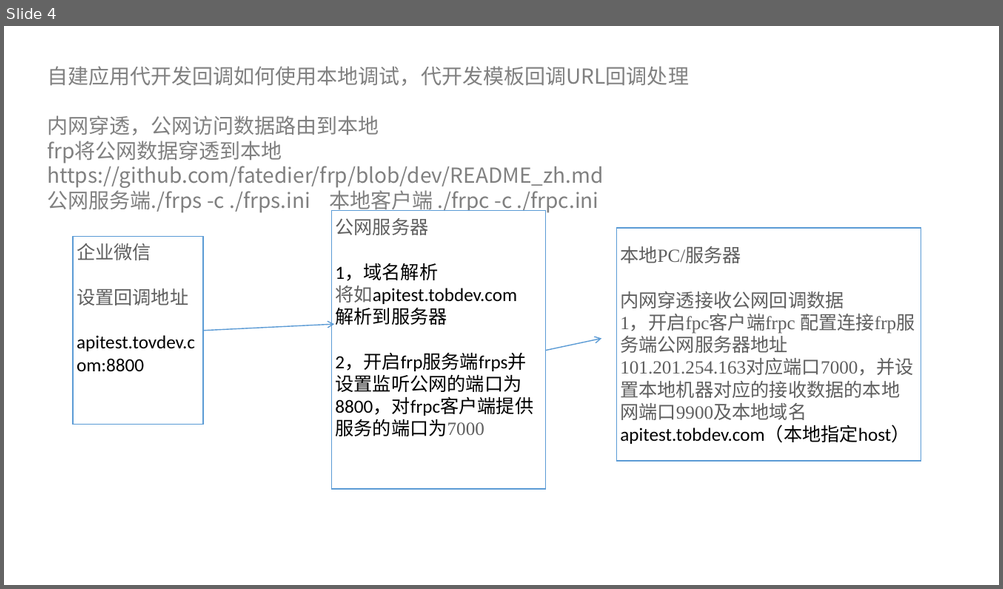
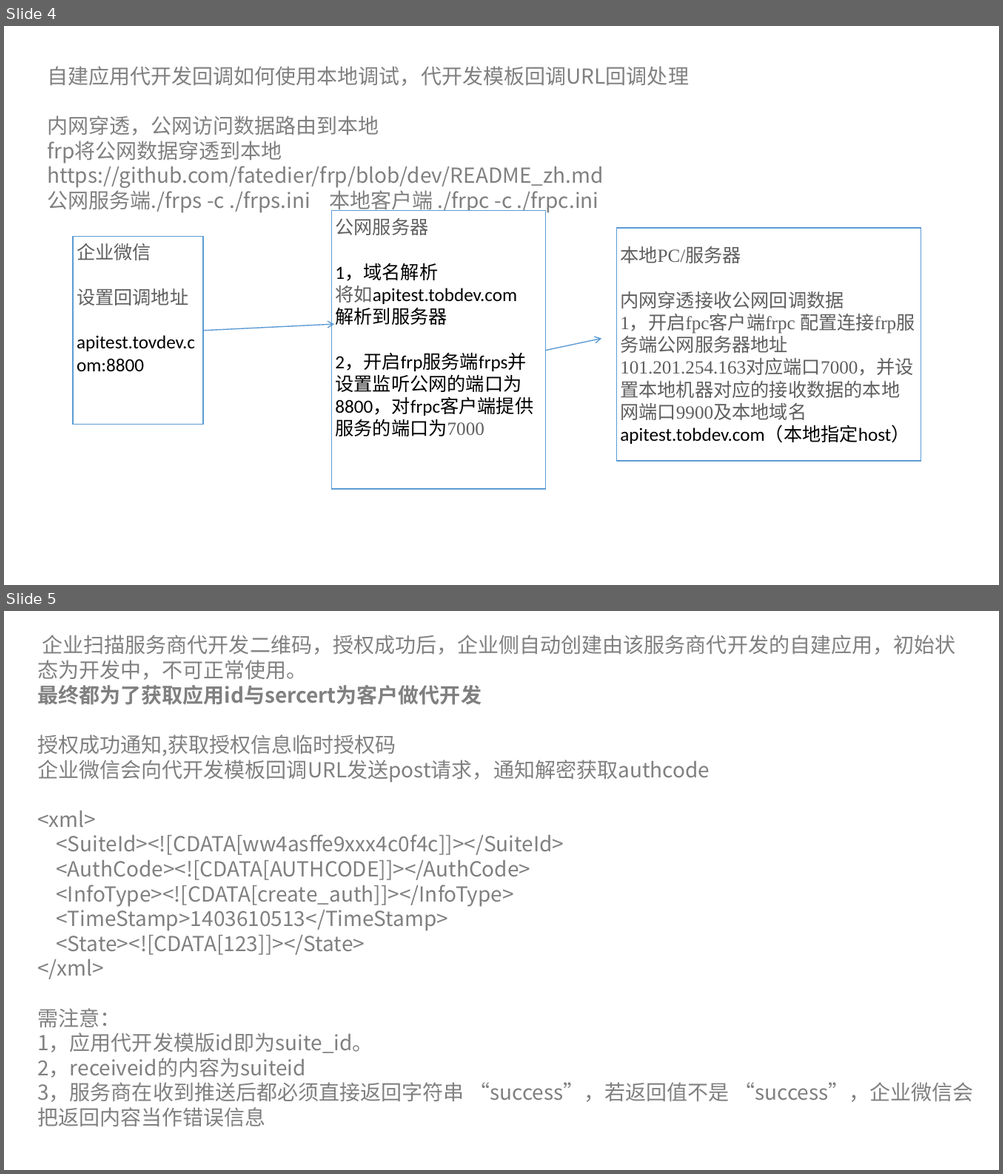
Before and after one commit to liyuexi/qywx-inner-java, a slide deck: 企业微信开发自建内部应用代开发篇.pptx. Shown one above the other, each under a label of ours: slide 4 before the commit, slides 4 and 5 after it. The pictures are 1003x589 and 1003x1174 pixels, drawn with LibreOffice and Linux fonts; fonts in the diff are those of the drawing. Boxes give left, top, right and bottom in pixels: in the first picture for what was removed or moved away, otherwise in the second. Text is boxed around its words. In the diff, an @@ line names an element or a change of style, - is before the commit and + after.

Commit message:
20211207 post回调处理

```diff
--- a/企业微信开发自建内部应用代开发篇.pptx
+++ b/企业微信开发自建内部应用代开发篇.pptx
@@ slide 5 added at (4,611,999,1170), background #FFFFFF @@
@@ text added at (37,635,973,1128), 20 pt, text #808080 @@
+企业扫描服务商代开发二维码，授权成功后，企业侧自动创建由该服务商代开发的自建应用，初始状态为开发中，不可正常使用。
+最终都为了获取应用id与sercert为客户做代开发
+授权成功通知,获取授权信息临时授权码
+企业微信会向代开发模板回调URL发送post请求，通知解密获取authcode
+<xml>
+<SuiteId><![CDATA[ww4asffe9xxx4c0f4c]]></SuiteId>
+<AuthCode><![CDATA[AUTHCODE]]></AuthCode>
+<InfoType><![CDATA[create_auth]]></InfoType>
+<TimeStamp>1403610513</TimeStamp>
+<State><![CDATA[123]]></State>
+</xml>
+需注意：
+1，应用代开发模版id即为suite_id。
+2，receiveid的内容为suiteid
+3，服务商在收到推送后都必须直接返回字符串 “success”，若返回值不是 “success”，企业微信会把返回内容当作错误信息
```
Also in this commit, not shown: 4 other slides added, 1 other file.
